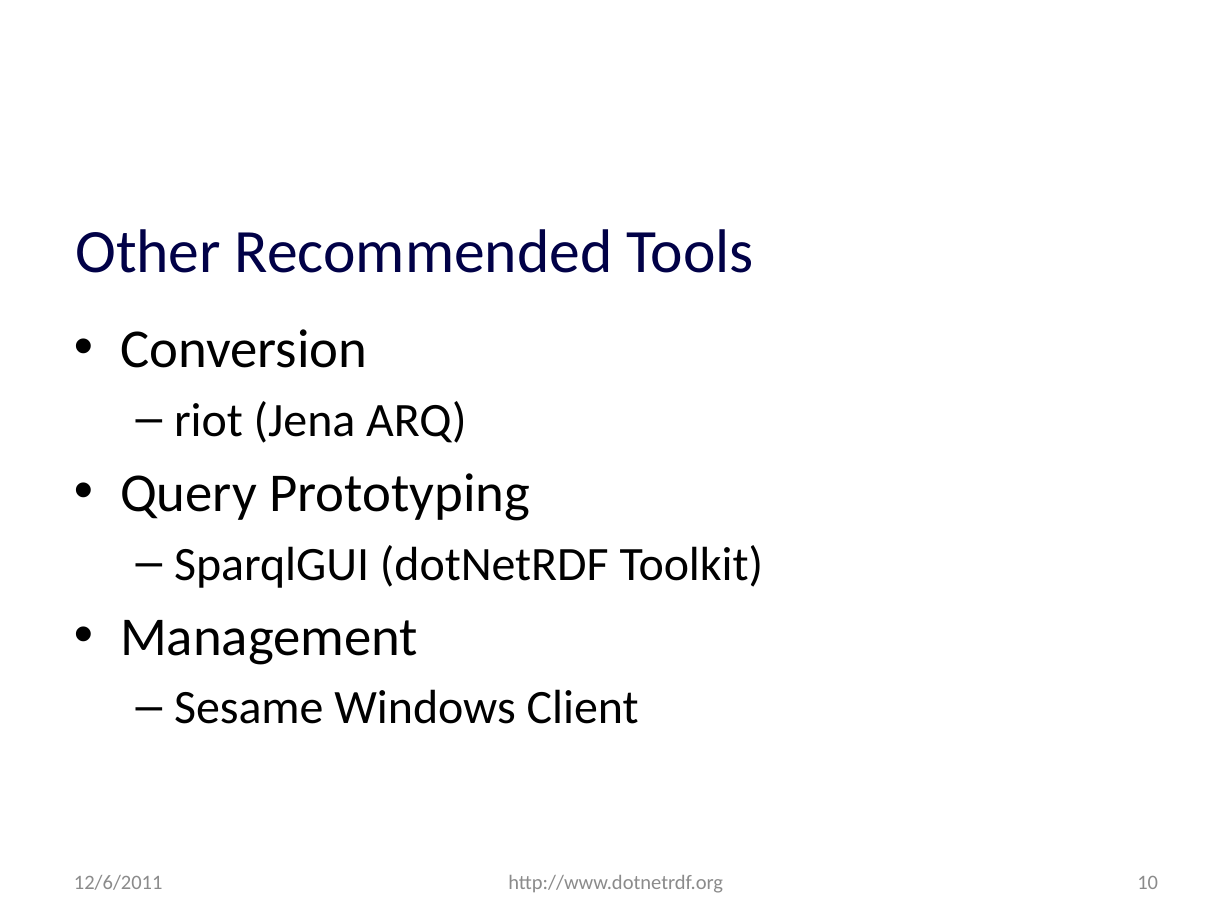
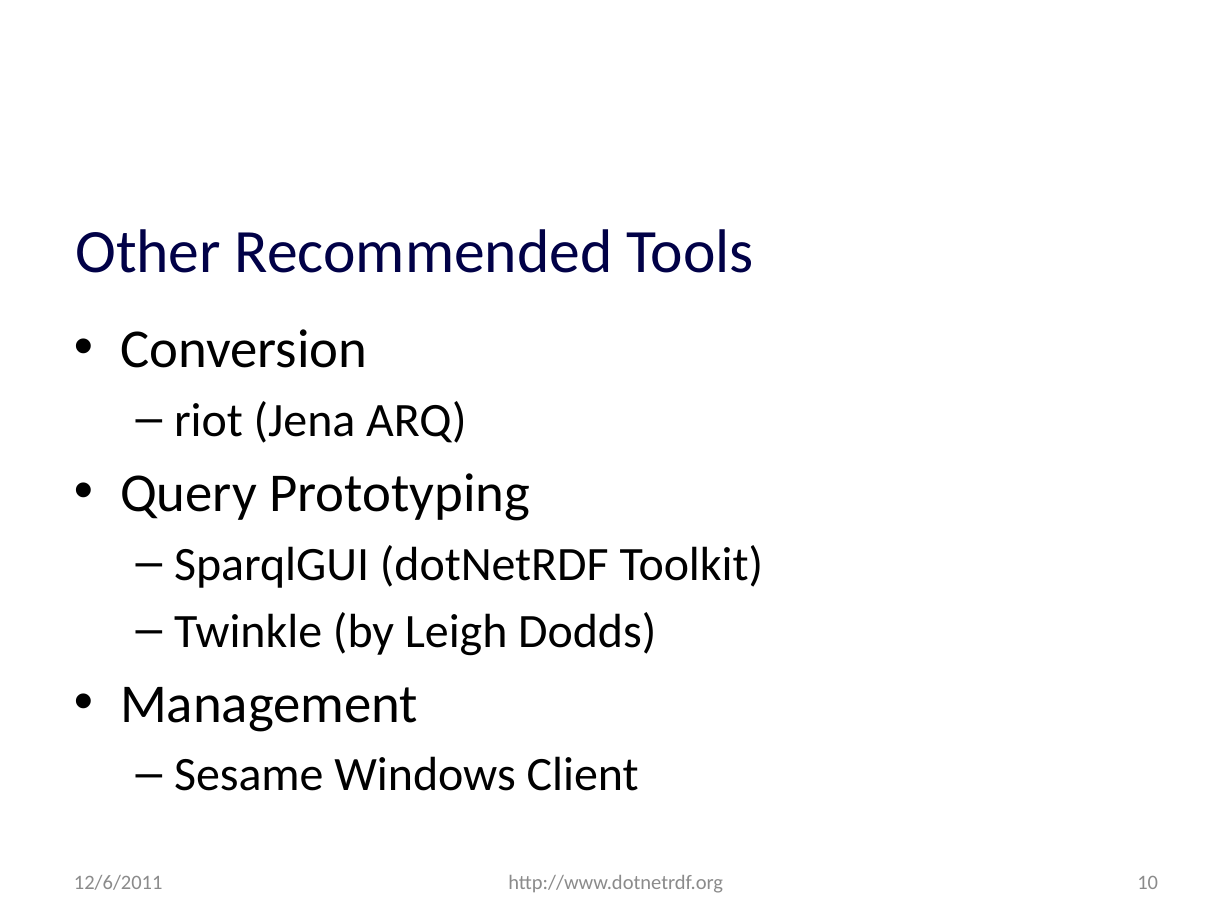
Before and after one commit to JohnGoldsmith/dotnetrdf-wiki, a slide deck: slide 10 of Slides/San Francisco SemWeb Meetup Talk Dec 2012.pptx. Drawn at 1232x924 pixels with LibreOffice and Linux fonts; fonts in the diff are those of the drawing; background and template pictures are left out. Boxes give left, top, right and bottom in pixels: in the first picture for what was removed or moved away, otherwise in the second. Text is boxed around its words. In the diff, an @@ line names an element or a change of style, - is before the commit and + after.

```diff
--- a/Slides/San Francisco SemWeb Meetup Talk Dec 2012.pptx
+++ b/Slides/San Francisco SemWeb Meetup Talk Dec 2012.pptx
@@ text at [174,612,656,656]: paragraph added @@
+  – Twinkle (by Leigh Dodds)
```
